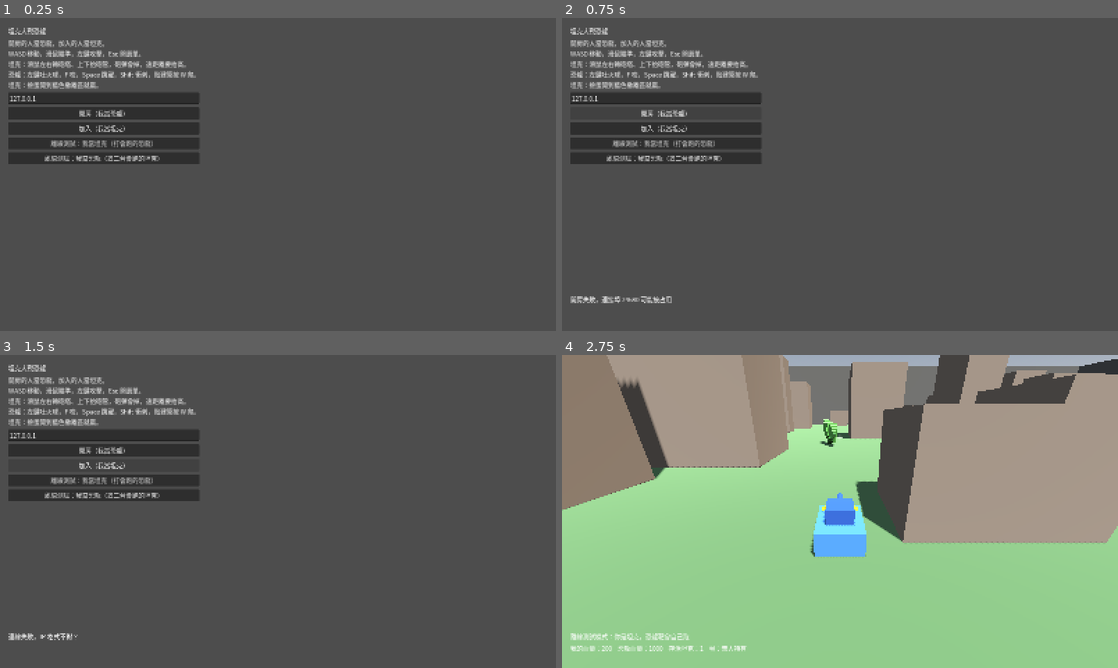
Above: before the commit, frames 1-4 (two rows, left to right).
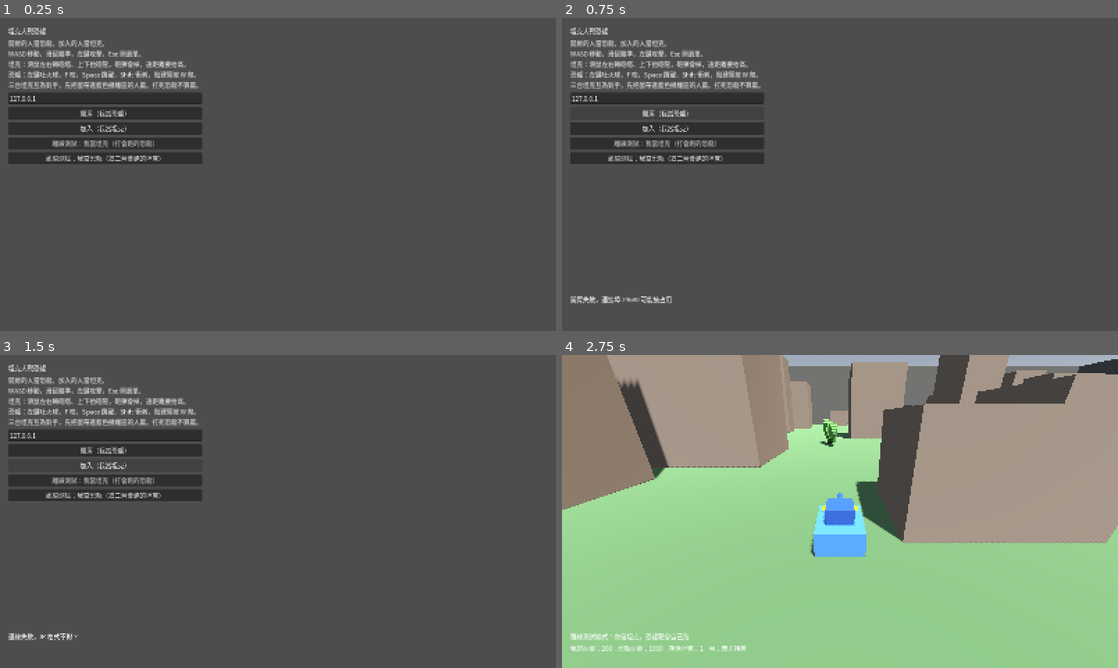
Above: after the commit, the same moments.

Repository: billxu0521/tank_war
Game: Godot game, scene res://main.tscn
Two runs of this game, one before a commit and one after it. Both use one fixed random seed, a clock stepped at 60 frames per second and the inputs below.
Inputs:
- Up to frame 1 (0.25 s): no input
- Up to frame 2 (0.75 s): click "開房（我當恐龍）" at 0.5 s
- Up to frame 3 (1.5 s): click "加入（我當坦克）" at 1.25 s
- Up to frame 4 (2.75 s): click "離線測試：我當坦克（打會跑的恐龍）" at 2 s

The runs differ from the first frame. In frame 1, 1.1% of the frame differs, in the area x 1-37%, y 20-47%; in frame 2, 1.1%; in frame 3, 1.1%; in frame 4, nothing differs.

Commit message:
三台坦克改成互為對手，火球提高射速
坦克互為對手
- 撤離改成個人獲勝，每台機器顯示的字不一樣（你贏了 / 坦克 N 贏了）
- 打死恐龍不再是勝利條件，只廣播一句然後回合繼續。
  不這樣做的話理性玩法會變成三台先聯手弄死恐龍，跟互相競爭直接矛盾。
- 坦克本來就打得到彼此（砲彈只認 take_damage），這部分不用改

火球射速
- 冷卻 1.5 -> 0.7 秒，體力成本 25 -> 15
- 實測滿體力連噴 8 顆（4.9 秒、360 傷）見底，之後被體力回復綁到每 2.1 秒一顆
- 彈速維持 45 m/s（砲彈的一半），35 公尺要飛 0.78 秒，坦克閃得掉

測試把兩條守舊規則的斷言換成守新規則：恐龍陣亡不結束回合、
獲勝訊息要指名是哪一台坦克。共 17 項。

Co-Authored-By: Claude Opus 5 (1M context) <noreply@anthropic.com>
Claude-Session: https://claude.ai/code/session_019SAVwhULYTqidBLb1Ej4sE

Diff:
--- a/dino.gd
+++ b/dino.gd
@@ -25,8 +25,8 @@
 const JUMP_COST := 30.0
 const HEAD_HEIGHT := 2.4  # 視線和火球都從這個高度射出
 # 火球：飛得慢、弧度大，逼坦克換位用的，不是主力輸出
-const FIRE_COOLDOWN := 1.5
-const FIRE_COST := 25.0
+const FIRE_COOLDOWN := 0.7   # 連射用的，體力是真正的限制
+const FIRE_COST := 15.0      # 滿體力連噴 6 顆就見底，之後被回復速度綁住
 const FIREBALL := preload("res://fireball.tscn")
 const AIM_RANGE := 35.0    # 準心以這個距離做彈道歸零
 const MUZZLE_FWD := 5.0    # 火球從嘴巴前方這麼遠生出來
--- a/main.gd
+++ b/main.gd
@@ -176,17 +176,29 @@
 		if id != 1:
 			_tanks -= 1
 
+## 三台坦克是彼此的對手，所以「打死恐龍」不是勝利條件——不然理性玩法會變成
+## 先聯手弄死恐龍，跟互相競爭矛盾。蛋才是唯一的勝利條件。
 func _on_died(who: Node) -> void:
 	if _over:
 		return
 	if who.is_in_group(&"dino"):
-		_over = true
-		_finish.rpc("坦克獲勝！")
+		_announce.rpc("恐龍陣亡！接下來坦克互搶，先把蛋帶進撤離區的人贏")
 	else:
 		_tanks -= 1
 		if _tanks <= 0:
 			_over = true
 			_finish.rpc("恐龍獲勝！")
+
+## 只換掉狀態列文字，不結束遊戲
+@rpc("authority", "call_local", "reliable")
+func _announce(msg: String) -> void:
+	status.text = msg
+
+## 撤離是個人獲勝，所以每台機器顯示的字不一樣
+@rpc("authority", "call_local", "reliable")
+func _finish_egg(winner: int) -> void:
+	_finish("你帶著蛋撤離，獲勝！" if winner == multiplayer.get_unique_id()
+		else "坦克 %d 帶著蛋撤離，你輸了" % winner)
 
 @rpc("authority", "call_local", "reliable")
 func _finish(msg: String) -> void:
@@ -217,7 +229,7 @@
 	for e: Vector3 in _exits:
 		if Vector2(egg.global_position.x - e.x, egg.global_position.z - e.z).length() < EXIT_RADIUS:
 			_over = true
-			_finish.rpc("坦克帶著蛋撤離，坦克獲勝！")
+			_finish_egg.rpc(egg.carrier)
 			return
 
 func _process(_delta: float) -> void:
--- a/main.tscn
+++ b/main.tscn
@@ -94,7 +94,7 @@
 
 [node name="Hint" type="Label" parent="UI/Root/Lobby"]
 text = "開房的人當恐龍，加入的人當坦克。
-WASD 移動，滑鼠瞄準，左鍵攻擊，Esc 開選單。\n坦克：滑鼠左右轉砲塔、上下抬砲管，砲彈會掉，遠距離要抬高。\n恐龍：左鍵吐火球，F 咬，Space 跳躍，Shift 衝刺，貼建築按 W 爬。\n坦克：撿蛋開到藍色撤離區就贏。"
+WASD 移動，滑鼠瞄準，左鍵攻擊，Esc 開選單。\n坦克：滑鼠左右轉砲塔、上下抬砲管，砲彈會掉，遠距離要抬高。\n恐龍：左鍵吐火球，F 咬，Space 跳躍，Shift 衝刺，貼建築按 W 爬。\n三台坦克互為對手，先把蛋帶進藍色撤離區的人贏。打死恐龍不算贏。"
 
 [node name="IP" type="LineEdit" parent="UI/Root/Lobby"]
 text = "127.0.0.1"
--- a/test_battle.gd
+++ b/test_battle.gd
@@ -22,7 +22,7 @@
 	_frames += 1
 	if _frames == 1:
 		_case_dino_wins()
-		_case_tanks_win()
+		_case_dino_death()
 		_case_attacks()
 		_case_offline()
 		_case_offline_dino()
@@ -77,7 +77,7 @@
 		printerr("有 %d 項失敗" % _fails)
 		quit(1)
 	else:
-		print("OK：生怪、傷害、勝負、咬擊方向、離線兩種模式、砲管俯仰、油門手感、回大廳重開、建築擋視線、圍牆擋出界、暴龍骨架與尾巴慣性、砲彈命中、恐龍跳躍、移動靶、體力規則、蛋與撤離、火球都正常")
+		print("OK：生怪、傷害、個人勝負、咬擊方向、離線兩種模式、砲管俯仰、油門手感、回大廳重開、建築擋視線、圍牆擋出界、暴龍骨架與尾巴慣性、砲彈命中、恐龍跳躍、移動靶、體力規則、蛋與撤離、火球都正常")
 	return true
 
 # --- 共用 ---
@@ -125,17 +125,18 @@
 	_ck(m._over and m.status.text.begins_with("恐龍獲勝"), "坦克全滅 -> 恐龍贏")
 	_end(m)
 
-func _case_tanks_win() -> void:
+func _case_dino_death() -> void:
 	var m := _new_game()
 	var dino: Node = m.players.get_node(^"1")
 	var shells := ceili(float(dino.max_hp) / Shell.DAMAGE)
 	_ck(shells >= 12 and shells <= 22, "平衡目標：全隊打 12~22 發打死恐龍（現在 %d 發）" % shells)
 
-	for i in shells - 1:
+	for i in shells:
 		dino.take_damage(Shell.DAMAGE)
-	_ck(not m._over, "還差一發不該結束")
-	dino.take_damage(Shell.DAMAGE)
-	_ck(m._over and m.status.text.begins_with("坦克獲勝"), "恐龍死 -> 坦克贏")
+	# 坦克互為對手，所以打死恐龍不是勝利條件，回合要繼續
+	_ck(not m._over, "恐龍陣亡不該直接結束回合")
+	_ck(m.status.text.contains("恐龍陣亡"), "應該廣播恐龍陣亡（現在是「%s」）" % m.status.text)
+	_ck(m._tanks == 2, "坦克數不受影響")
 	_end(m)
 
 ## 咬只打前方，背後咬不到
@@ -170,7 +171,8 @@
 	_ck(tank.is_multiplayer_authority(), "離線時自己那台坦克要操控得動")
 	_ck(target.dummy and not tank.dummy, "恐龍是會自己跑的靶，坦克不是")
 	target.take_damage(9999)
-	_ck(m._over and m.status.text.begins_with("坦克獲勝"), "打爆靶子 -> 坦克贏")
+	_ck(not m._over, "打爆靶子不會直接贏，要帶蛋撤離才算")
+	_ck(m.status.text.contains("恐龍陣亡"), "應該廣播恐龍陣亡")
 	_end(m)
 
 ## 離線當恐龍：自己控恐龍，三台坦克靶會自己跑
@@ -399,7 +401,9 @@
 	m.egg.global_position = t3.global_position
 	m.egg.carrier = 3
 	m._egg_step()
-	_ck(m._over and m.status.text.contains("撤離"), "帶著蛋進撤離區 -> 坦克獲勝")
+	_ck(m._over and m.status.text.contains("撤離"), "帶著蛋進撤離區 -> 結束回合")
+	_ck(m.status.text.contains("3") or m.status.text.contains("你"),
+		"獲勝訊息要指名是哪一台坦克（現在是「%s」）" % m.status.text)
 	_end(m)
 
 ## 恐龍的火球：吃體力、有冷卻、真的會生出一顆
Not shown, changed: 說明.txt
Not shown, changed: README.md
